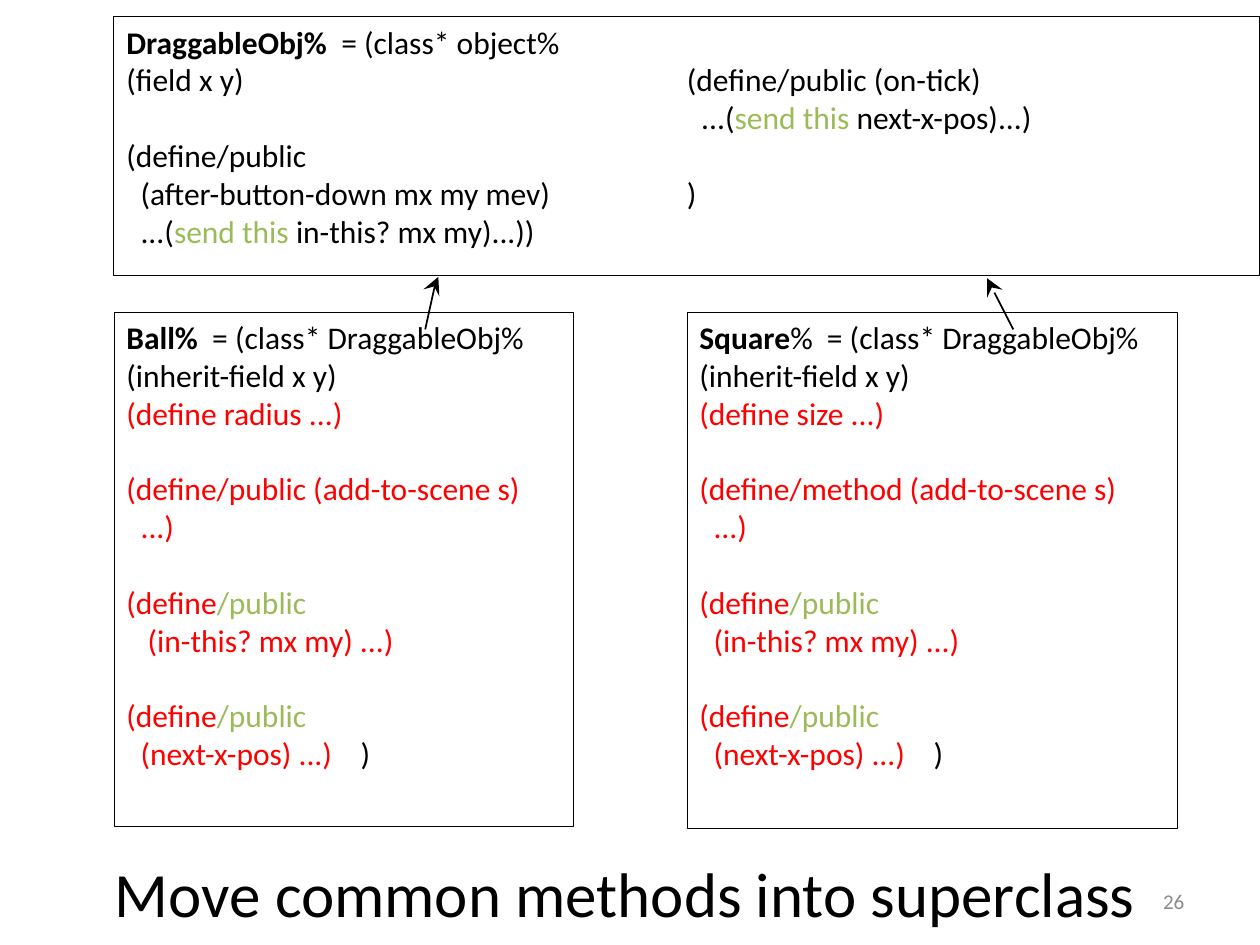
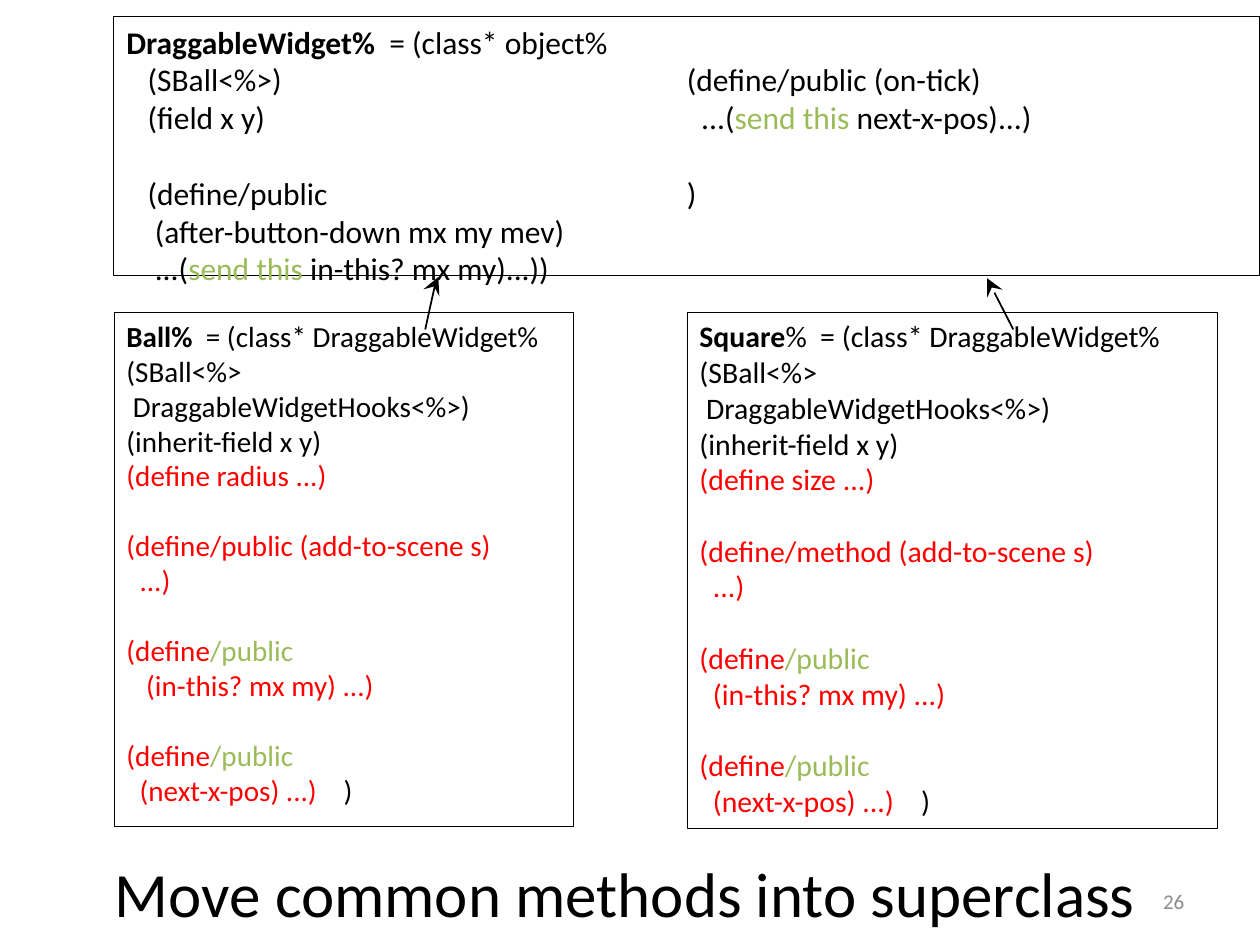
Before and after one commit to mwand/cs5010f16, a slide deck: slide 26 of Slides/Lesson 11.2 Using Inheritance to Share Implementations.pptx. Drawn at 1260x945 pixels with LibreOffice and Linux fonts; fonts in the diff are those of the drawing. Boxes give left, top, right and bottom in pixels: in the first picture for what was removed or moved away, otherwise in the second. Text is boxed around its words. In the diff, an @@ line names an element or a change of style, - is before the commit and + after.

```diff
--- a/Slides/Lesson 11.2 Using Inheritance to Share Implementations.pptx
+++ b/Slides/Lesson 11.2 Using Inheritance to Share Implementations.pptx
@@ text in rectangle at box(126, 31, 608, 95): text changed @@
-DraggableObj% = (class* object%
+DraggableWidget% = (class* object%
+(SBall<%>)
@@ text in rectangle at box(126, 323, 539, 422): text changed; size 18 to 16.6 pt @@
-Ball% = (class* DraggableObj%
+Ball% = (class* DraggableWidget%
+(SBall<%>
+DraggableWidgetHooks<%>)
@@ rectangle "Square% = (class* DraggableWidget%": place and size @@
-rectangle "Square% = (class* DraggableWidget%" at box(687, 312, 1177, 829)
+rectangle "Square% = (class* DraggableWidget%" at box(687, 312, 1217, 829)
@@ text in rectangle at box(699, 323, 1159, 424): text changed; size 18 to 17 pt @@
-Square% = (class* DraggableObj%
+Square% = (class* DraggableWidget%
+(SBall<%>
+DraggableWidgetHooks<%>)
@@ text in rectangle at box(126, 431, 490, 806): size 18 to 16.6 pt in "(inherit-field x y)", "(define radius ...)", "(define/public (add-to-scene s)", "...)" and 4 more places @@
@@ text in rectangle at box(699, 433, 1094, 817): size 18 to 17 pt in "(inherit-field x y)", "(define size ...)", "(define/method (add-to-scene s)", "...)" and 4 more places @@
```
Also in this commit, not shown: 2 other slides changed, 3 other files.
